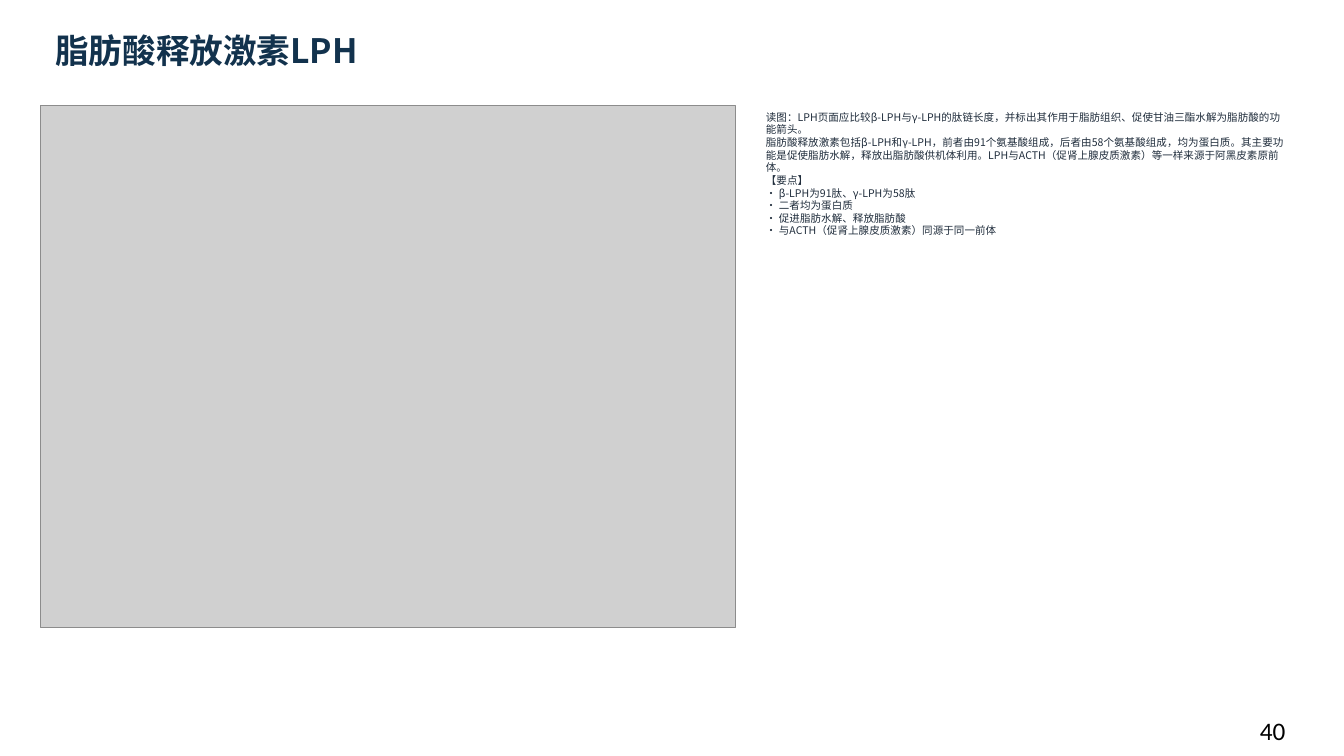
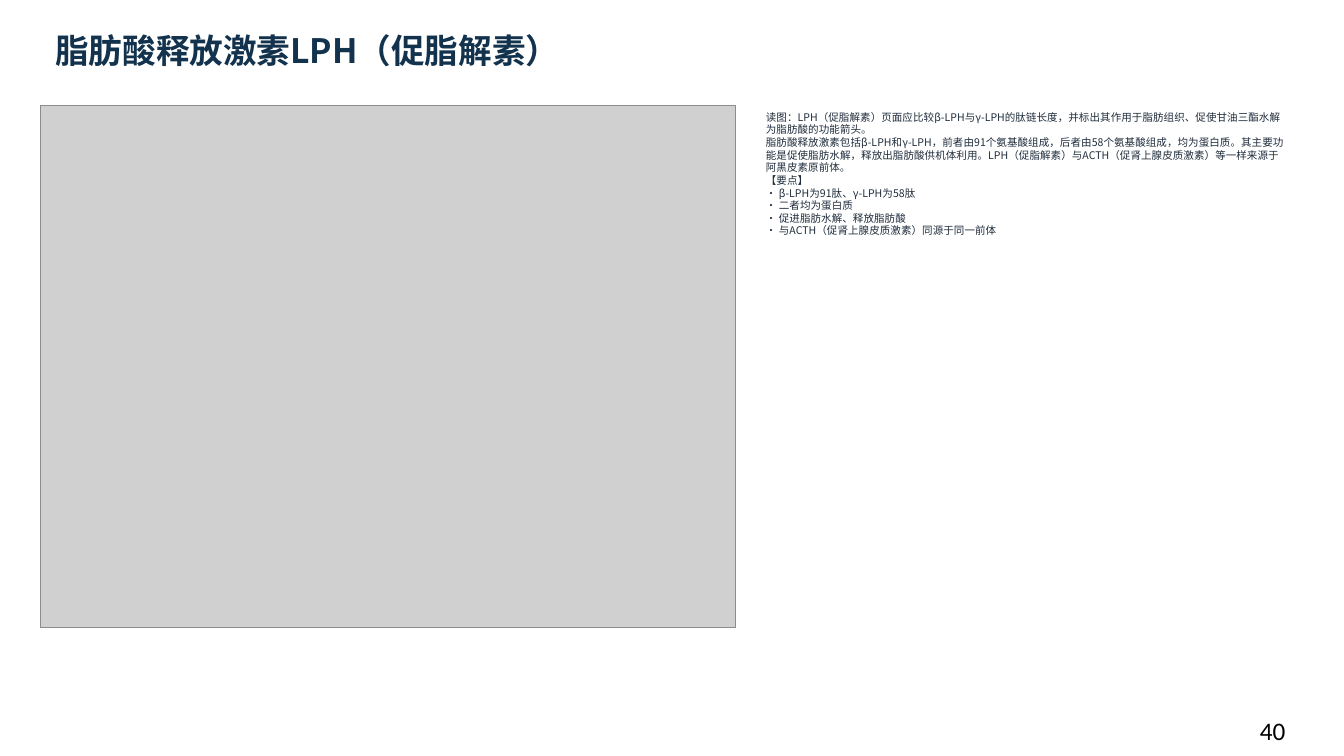
Before and after one commit to newkan-li/Biochemistry, a slide deck: slide 40 of downloads/bc14-ai-style.pptx. Drawn at 1344x756 pixels with LibreOffice and Linux fonts; fonts in the diff are those of the drawing; grey boxes stand for pictures. Boxes give left, top, right and bottom in pixels: in the first picture for what was removed or moved away, otherwise in the second. Text is boxed around its words. In the diff, an @@ line names an element or a change of style, - is before the commit and + after.

```diff
--- a/downloads/bc14-ai-style.pptx
+++ b/downloads/bc14-ai-style.pptx
@@ text at bbox=[55, 34, 559, 67]: text changed @@
-脂肪酸释放激素LPH
+脂肪酸释放激素LPH（促脂解素）
@@ text at bbox=[766, 112, 1283, 235]: text changed @@
-读图：LPH页面应比较β-LPH与γ-LPH的肽链长度，并标出其作用于脂肪组织、促使甘油三酯水解为脂肪酸的功能箭头。
-脂肪酸释放激素包括β-LPH和γ-LPH，前者由91个氨基酸组成，后者由58个氨基酸组成，均为蛋白质。其主要功能是促使脂肪水解，释放出脂肪酸供机体利用。LPH与ACTH（促肾上腺皮质激素）等一样来源于阿黑皮素原前体。
-【要点】
-• β-LPH为91肽、γ-LPH为58肽
-• 二者均为蛋白质
-• 促进脂肪水解、释放脂肪酸
-• 与ACTH（促肾上腺皮质激素）同源于同一前体
+读图：LPH（促脂解素）页面应比较β-LPH与γ-LPH的肽链长度，并标出其作用于脂肪组织、促使甘油三酯水解为脂肪酸的功能箭头。
+脂肪酸释放激素包括β-LPH和γ-LPH，前者由91个氨基酸组成，后者由58个氨基酸组成，均为蛋白质。其主要功能是促使脂肪水解，释放出脂肪酸供机体利用。LPH（促脂解素）与ACTH（促肾上腺皮质激素）等一样来源于阿黑皮素原前体。
+【要点】
+• β-LPH为91肽、γ-LPH为58肽
+• 二者均为蛋白质
+• 促进脂肪水解、释放脂肪酸
+• 与ACTH（促肾上腺皮质激素）同源于同一前体
```
Also in this commit, not shown: 22 other slides changed, 5 other files.
